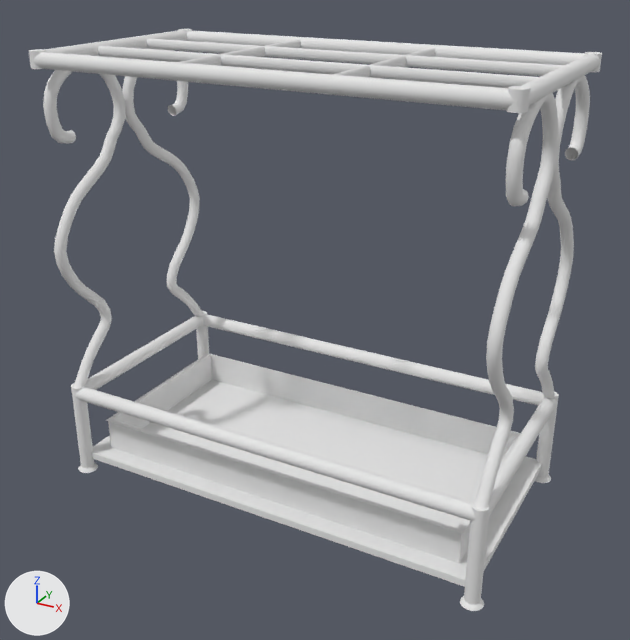
The OBJ model PantyHouse/models/umbrella.obj, before and after one commit.
One viewpoint serves both versions: a 50 mm camera at (53.1, -95.8, 42.7) aimed at (1.2, -1.6, -4.5). Every picture has the same lights, and +X, +Y and +Z are marked at lower left. Where no turn or scale is listed for an object, it has been applied to the vertices.

Script lines for the objects in view, before the commit:
```python
mat_umbrella_blinn38sg = principled_material('_umbrella:blinn38SG')
mat_umbrella_blinn38sg.base_color = (0.8, 0.8, 0.8)  # white #e7e7e7
mat_umbrella_blinn38sg.roughness = 1.0
me_umbrella = bpy.data.meshes.new('umbrella')
me_umbrella.from_pydata(...)  # 8852 vertices, 9040 faces; spans x -31.4..31.4, y -16.5..16.5, z -30.0..30.0
me_umbrella.materials.append(mat_umbrella_blinn38sg)  # white #e7e7e7
ob_umbrella = bpy.data.objects.new('umbrella', me_umbrella)
ob_umbrella.location = (0.0, 0.0, 0.0)
```
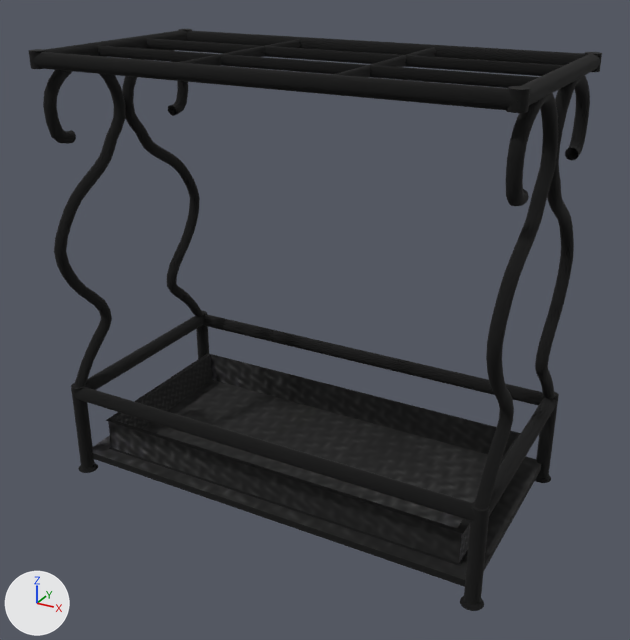
Changed parts and their boxes [x1, y1, x2, y2] in the pictures (630 x 640 px):
```json
{"object": "umbrella", "change": "surface changed", "before": [29, 29, 602, 611], "after": [29, 29, 602, 611], "on screen": "white to black"}
```

Scene script edits in JSON lines:
```json
{"op": "add", "block": "img_umbrella_bmp", "code": ["img_umbrella_bmp = load_image('umbrella.bmp', '../textures/umbrella.bmp', 512, 512, 'sRGB')"]}
{"op": "remove", "block": "mat_umbrella_blinn38sg", "code": "mat_umbrella_blinn38sg.base_color = (0.8, 0.8, 0.8)  # white #e7e7e7"}
{"op": "add", "block": "mat_umbrella_blinn38sg", "code": "mat_umbrella_blinn38sg.texture = img_umbrella_bmp"}
```
